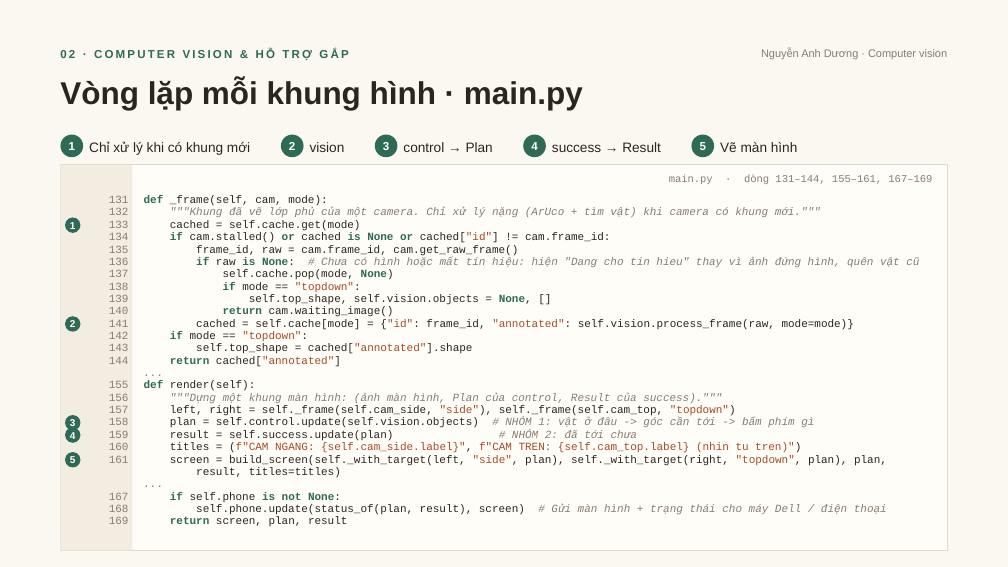
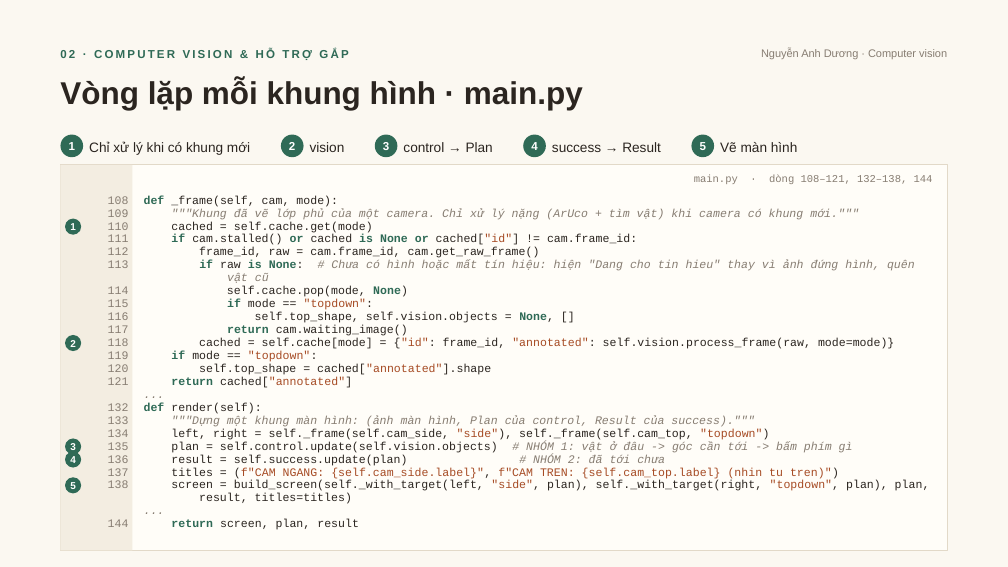
Before and after one commit to DuongNAD/Project_IoT, a slide deck: slide 3 of slides/Phan2_LuongDuLieu_Code.pptx. Drawn at 1008x567 pixels with LibreOffice and Linux fonts; fonts in the diff are those of the drawing. Boxes give left, top, right and bottom in pixels: in the first picture for what was removed or moved away, otherwise in the second. Text is boxed around its words. In the diff, an @@ line names an element or a change of style, - is before the commit and + after.

```diff
--- a/slides/Phan2_LuongDuLieu_Code.pptx
+++ b/slides/Phan2_LuongDuLieu_Code.pptx
@@ text at <box>694,175,933,184</box>: text changed @@
-main.py · dòng 131–144, 155–161, 167–169
+main.py · dòng 108–121, 132–138, 144
@@ text at <box>108,196,129,385</box>: text changed; size 10.5 to 11 pt @@
-131
+108
+109
+110
+111
+112
+113
+114
+115
+116
+117
+118
+119
+120
+121
@@ text at <box>144,196,930,530</box>: size 10.5 to 11 pt; line spacing 11.8pt to 12.3pt @@
@@ text at <box>199,260,915,283</box>: text changed; size 10.5 to 11 pt @@
-if raw is None: # Chưa có hình hoặc mất tín hiệu: hiện "Dang cho tin hieu" thay vì ảnh đứng hình, quên vật cũ
+if raw is None: # Chưa có hình hoặc mất tín hiệu: hiện "Dang cho tin hieu" thay vì ảnh đứng hình, quên
+vật cũ
@@ text at <box>109,295,129,351</box>: paragraphs removed @@
-139
-140
-141
-142
-143
@@ ellipse "2": place and size @@
-ellipse "2" at <box>65,316,80,331</box>
+ellipse "2" at <box>65,335,81,351</box>
@@ text at <box>109,381,129,524</box>: paragraphs removed @@
-155
-156
-157
-158
-159
-160
-161
-167
-168
-169
@@ text at <box>108,403,129,527</box>: size 10.5 to 11 pt in "132", "133", "134", "135" and 4 more places; line spacing 11.8pt to 12.3pt @@
@@ 3 ellipses: place and size @@
-3 ellipses at <box>65,415,80,467</box>
+3 ellipses at <box>65,439,81,493</box>
@@ text at <box>170,492,887,515</box>: paragraphs removed @@
-if self.phone is not None:
-self.phone.update(status_of(plan, result), screen) # Gửi màn hình + trạng thái cho máy Dell / điện thoại
```
Also in this commit, not shown: 1 other slide changed, 16 other files.
